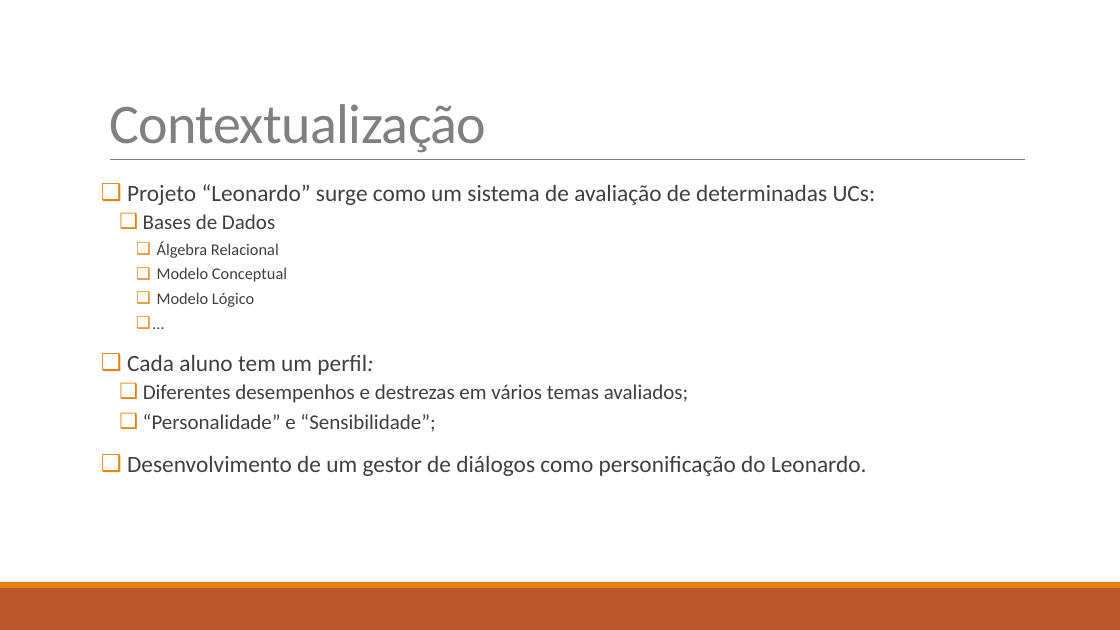
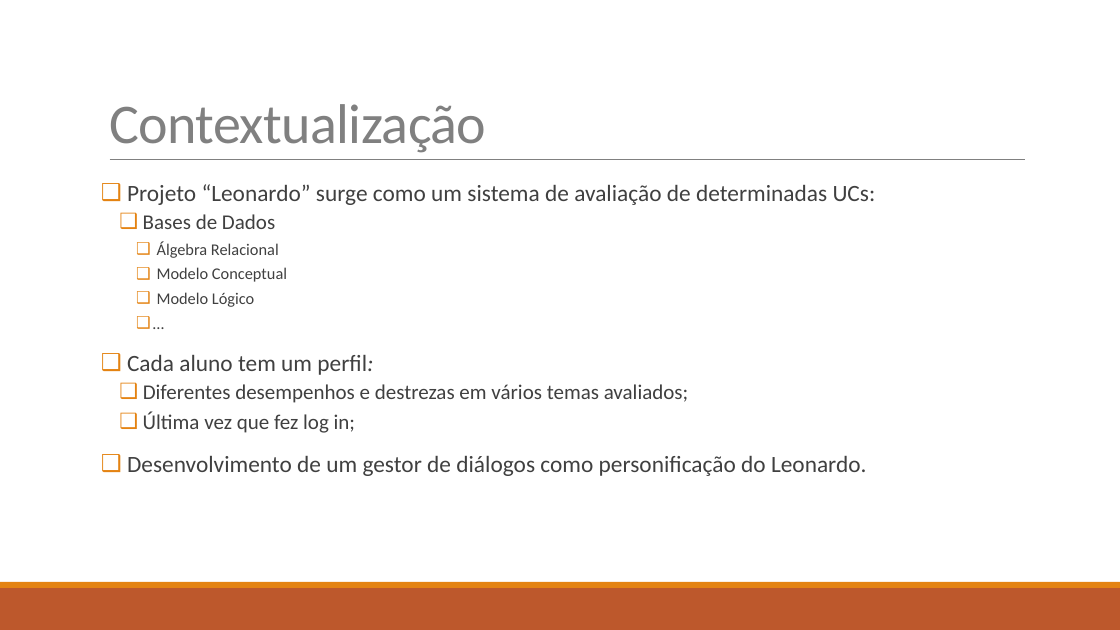
Before and after one commit to diisnc/Dialog_Agent_1819, a slide deck: slide 3 of Report/presentation_2_Luis.pptx. Drawn at 1120x630 pixels with LibreOffice and Linux fonts; fonts in the diff are those of the drawing. Boxes give left, top, right and bottom in pixels: in the first picture for what was removed or moved away, otherwise in the second. Text is boxed around its words. In the diff, an @@ line names an element or a change of style, - is before the commit and + after.

```diff
--- a/Report/presentation_2_Luis.pptx
+++ b/Report/presentation_2_Luis.pptx
@@ text at [143, 411, 355, 433]: text changed @@
-  ❑ “Personalidade” e “Sensibilidade”;
+  ❑ Última vez que fez log in;
```
Also in this commit, not shown: 3 other slides changed, 1 slide added, 6 slides removed, 1 other file.
